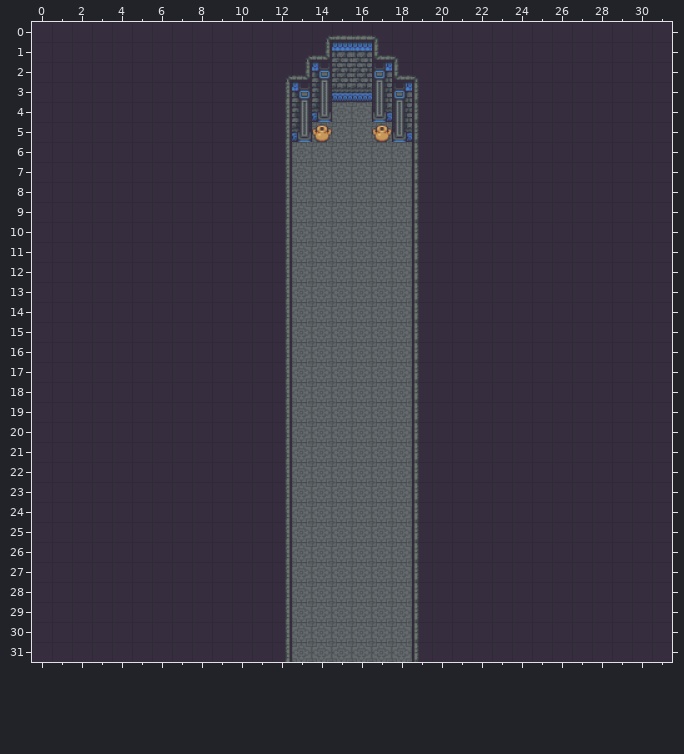
Two versions of a level (Tiled map, Projects/OmniBlade/Assets/Castle/Castle+1S.tmx). The picture above is the old version.
Cells are 48x48 px. Shown: x 0..31, y 0..31.
New version:
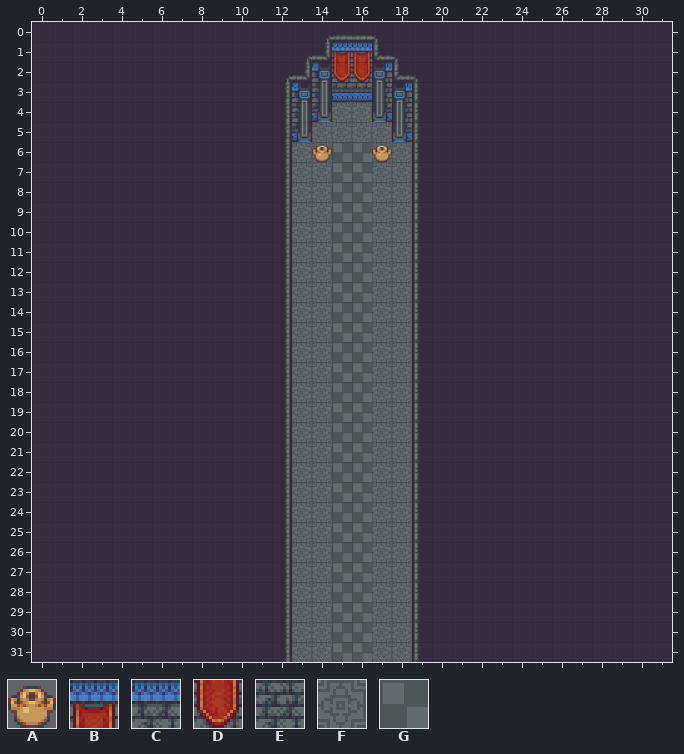
Key: from "Castle": A 234, B 700, C 704, D 751, E 755, F 903, G 908.
_ is an empty cell.
Objects are placed by their top-left corner, in cells (3,4 is the top-left corner of cell 3,4); size is 1x1 cell unless given.
Change:
{"where": "layer \"Floor\""}
{"y":6,"x":15,"old":"FF","new":"GG"}
{"y":7,"x":15,"old":"FF","new":"GG"}
{"y":8,"x":15,"old":"FF","new":"GG"}
{"y":9,"x":15,"old":"FF","new":"GG"}
{"y":10,"x":15,"old":"FF","new":"GG"}
{"y":11,"x":15,"old":"FF","new":"GG"}
{"y":12,"x":15,"old":"FF","new":"GG"}
{"y":13,"x":15,"old":"FF","new":"GG"}
{"y":14,"x":15,"old":"FF","new":"GG"}
{"y":15,"x":15,"old":"FF","new":"GG"}
{"y":16,"x":15,"old":"FF","new":"GG"}
{"y":17,"x":15,"old":"FF","new":"GG"}
{"y":18,"x":15,"old":"FF","new":"GG"}
{"y":19,"x":15,"old":"FF","new":"GG"}
{"y":20,"x":15,"old":"FF","new":"GG"}
{"y":21,"x":15,"old":"FF","new":"GG"}
{"y":22,"x":15,"old":"FF","new":"GG"}
{"y":23,"x":15,"old":"FF","new":"GG"}
{"y":24,"x":15,"old":"FF","new":"GG"}
{"y":25,"x":15,"old":"FF","new":"GG"}
{"y":26,"x":15,"old":"FF","new":"GG"}
{"y":27,"x":15,"old":"FF","new":"GG"}
{"y":28,"x":15,"old":"FF","new":"GG"}
{"y":29,"x":15,"old":"FF","new":"GG"}
{"y":30,"x":15,"old":"FF","new":"GG"}
{"y":31,"x":15,"old":"FF","new":"GG"}
{"where": "layer \"Furnishing\""}
{"y":1,"x":15,"old":"CC","new":"BB"}
{"y":2,"x":15,"old":"EE","new":"DD"}
{"where": "layer \"Props\""}
{"was": "A at 14,5", "now": "A at 14,6"}
{"was": "A at 17,5", "now": "A at 17,6"}
